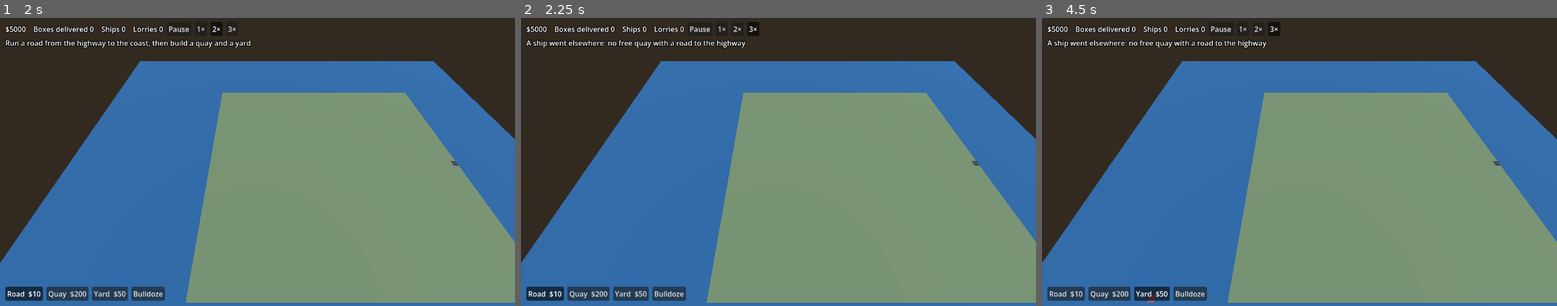
Above: before the commit, frames 1-3 (left to right).
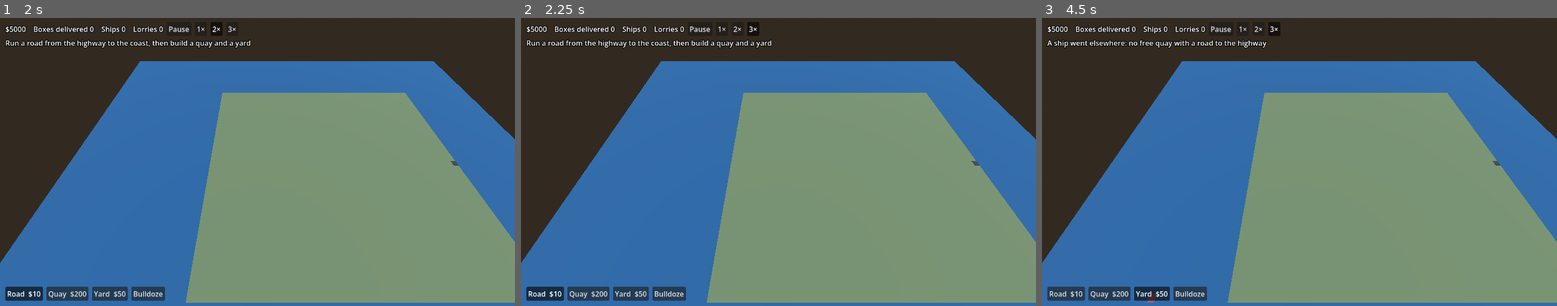
Above: after the commit, the same moments.

Repository: JFrusher/PortSkylines
Game: Godot game, scene res://main.tscn
Same seed, same stepped clock (60 frames per second), same inputs: the game is played once before the commit and once after it.
Inputs:
- Up to frame 1 (2 s): click "1×" at 0.5 s; click "2×" at 1.25 s
- Up to frame 2 (2.25 s): click "3×" at 2 s
- Up to frame 3 (4.5 s): click "Road $10" at 2.75 s; click "Quay $200" at 3.5 s; click "Yard $50" at 4.25 s

Frame 1 is identical in both runs. In frame 2, 0.7% of the frame differs, in the area x 0-49%, y 7-11%; in frame 3, nothing differs.

Commit message:
M1.8: run whole ticks from accumulated frame time
Frame time times speed builds up and becomes whole ticks. The remainder
carries to the next frame. A frame may run at most 8 ticks per speed
step; a slower frame drops the rest, logged in debug builds. Measured
in the real main scene: 20.3 ticks per real second at 1x.

Co-Authored-By: Claude Opus 5.5 <noreply@anthropic.com>
Claude-Session: https://claude.ai/code/session_01HgAjWPb52WYKPrHZkzwvPC

Diff:
--- a/scripts/main.gd
+++ b/scripts/main.gd
@@ -7,6 +7,11 @@
 var rig := CameraRig.new()
 var hud := Hud.new()
 
+## Most ticks one frame may run per speed step; a slower frame drops the rest.
+const MAX_TICKS_PER_FRAME := 8
+
+## Play time not yet turned into ticks, in seconds.
+var _accumulated := 0.0
 var _painting := false
 var _last_cell := PortMap.NONE
 
@@ -24,9 +29,15 @@
 
 
 func _process(dt: float) -> void:
-	# shortcut: one tick per frame per speed step, replaced by the accumulator in M1.8.
-	for i in hud.speed:
+	_accumulated += dt * hud.speed
+	var max_ticks := MAX_TICKS_PER_FRAME * hud.speed
+	var ticks := SimClock.ticks_for(_accumulated, max_ticks)
+	for i in ticks:
 		sim.tick()
+	var left := _accumulated - ticks * SimClock.TICK_SECONDS
+	if ticks == max_ticks and left >= SimClock.TICK_SECONDS and OS.is_debug_build():
+		print_debug("Dropped %.2f s of sim time after a slow frame" % left)
+	_accumulated = minf(left, SimClock.TICK_SECONDS)
 	var cell := _hovered_cell()
 	view.show_hover(cell, _order_error(cell) == "")
 	if _painting:
